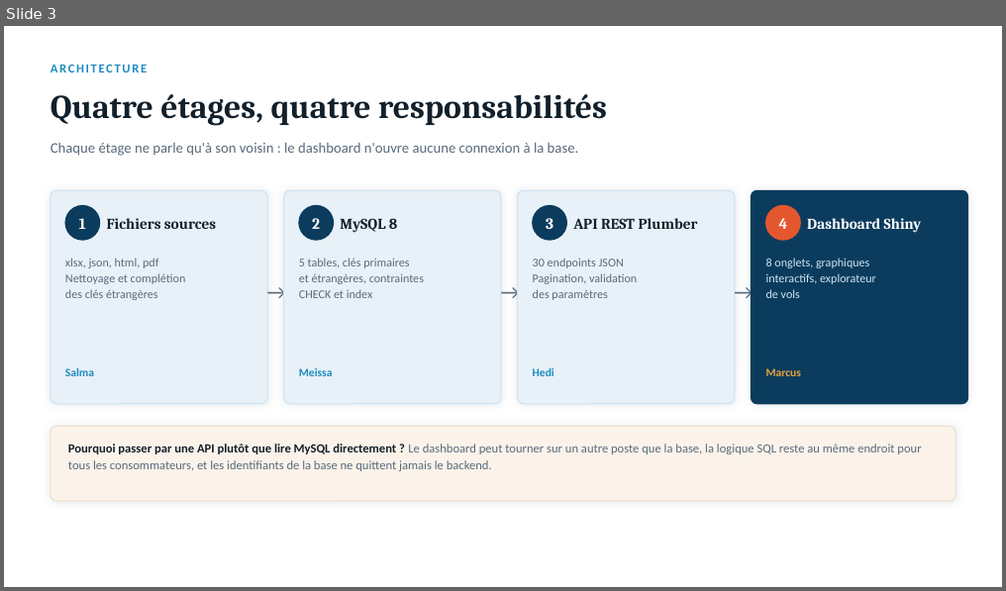
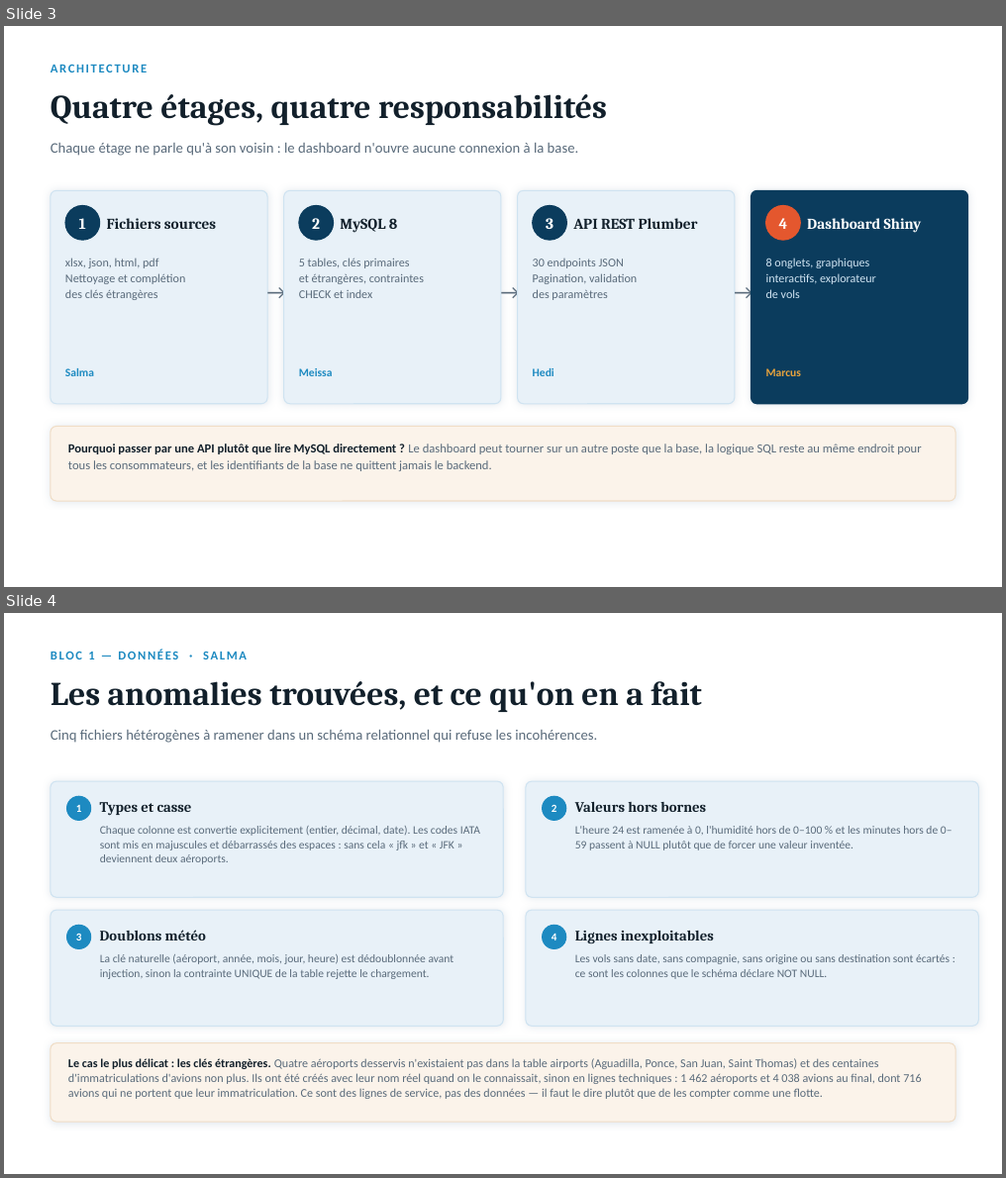
Before and after one commit to Salmabentisse/trafic-aerien-adp, a slide deck: presentation/Trafic_Aerien_ADP_presentation.pptx. Shown one above the other, each under a label of ours: slide 3 before the commit, slides 3 and 4 after it. The pictures are 1006x591 and 1006x1178 pixels, drawn with LibreOffice and Linux fonts; fonts in the diff are those of the drawing. Boxes give left, top, right and bottom in pixels: in the first picture for what was removed or moved away, otherwise in the second. Text is boxed around its words. In the diff, an @@ line names an element or a change of style, - is before the commit and + after.

Commit message:
feat(presentation): reorganiser le support par bloc et couvrir les cinq roles
Le support ne donnait de matiere qu'a deux personnes sur cinq. L'enonce impose
trois blocs de 10 minutes : Salma, Meissa et Hedi se partageaient le premier
avec deux slides, et les trois questions d'orientation du prof sur ce bloc
n'etaient traitees nulle part.

Trois slides ajoutees, construites uniquement sur ce que contient le depot :

- Anomalies et nettoyage (Salma) : typage explicite, valeurs hors bornes
  ramenees a NULL, dedoublonnage de la cle naturelle meteo, lignes sans cle
  obligatoire ecartees, et la completion des cles etrangeres — 4 aeroports
  nommes plus 716 avions techniques qu'il faut annoncer comme tels.
- Le schema (Meissa) : 5 tables, 5 cles etrangeres, 10 contraintes CHECK,
  7 index, et la question des fuseaux horaires assumee — l'information est
  stockee mais aucune conversion n'est appliquee.
- Mise en production (Hedi) : conteneurisation, identifiants en variables
  d'environnement, API devant la base, pilote RMariaDB. Et les privileges
  presentes comme le point faible : un seul compte tout-puissant, mot de passe
  identique a root, en clair dans deux fichiers versionnes d'un depot public.

Les 16 slides existantes sont reordonnees pour suivre les trois blocs, au lieu
d'alterner analyse et reporting. Le README porte le plan de passage nomme,
slide par slide.

19 slides au total.

```diff
--- a/presentation/Trafic_Aerien_ADP_presentation.pptx
+++ b/presentation/Trafic_Aerien_ADP_presentation.pptx
@@ slide 4 added at bbox=[4, 613, 1002, 1174], background #FFFFFF @@
@@ text added at bbox=[51, 649, 247, 660], 12 pt, text #1D8AC1, bold @@
+BLOC 1 — DONNÉES · SALMA
@@ text added at bbox=[51, 681, 702, 712], 32 pt, text #12202B, bold @@
+Les anomalies trouvées, et ce qu'on en a fait
@@ text added at bbox=[51, 730, 597, 743], 14 pt, text #5A6B7B @@
+Cinq fichiers hétérogènes à ramener dans un schéma relationnel qui refuse les incohérences.
@@ rounded rectangle added at bbox=[51, 781, 503, 897], fill #E8F1F8, outline #CFE3F1 1 pt @@
@@ rounded rectangle added at bbox=[526, 781, 979, 897], fill #E8F1F8, outline #CFE3F1 1 pt @@
@@ ellipse added at bbox=[67, 796, 91, 820], fill #1D8AC1, outline #1D8AC1 1 pt @@
@@ text added at bbox=[76, 805, 82, 812], 10.5 pt, text #FFFFFF, bold @@
+1
@@ text added at bbox=[100, 802, 192, 816], 14 pt, text #12202B, bold @@
+Types et casse
@@ ellipse added at bbox=[543, 796, 566, 820], fill #1D8AC1, outline #1D8AC1 1 pt @@
@@ text added at bbox=[551, 804, 557, 812], 10.5 pt, text #FFFFFF, bold @@
+2
@@ text added at bbox=[575, 802, 706, 812], 14 pt, text #12202B, bold @@
+Valeurs hors bornes
@@ text added at bbox=[100, 826, 480, 864], 11 pt, text #5A6B7B @@
+Chaque colonne est convertie explicitement (entier, décimal, date). Les codes IATA sont mis en majuscules et débarrassés des espaces : sans cela « jfk » et « JFK » deviennent deux aéroports.
@@ text added at bbox=[575, 826, 952, 851], 11 pt, text #5A6B7B @@
+L'heure 24 est ramenée à 0, l'humidité hors de 0–100 % et les minutes hors de 0–59 passent à NULL plutôt que de forcer une valeur inventée.
@@ rounded rectangle added at bbox=[51, 910, 503, 1026], fill #E8F1F8, outline #CFE3F1 1 pt @@
@@ ellipse added at bbox=[67, 925, 91, 950], fill #1D8AC1, outline #1D8AC1 1 pt @@
@@ text added at bbox=[76, 934, 82, 941], 10.5 pt, text #FFFFFF, bold @@
+3
@@ text added at bbox=[100, 930, 206, 941], 14 pt, text #12202B, bold @@
+Doublons météo
@@ rounded rectangle added at bbox=[526, 910, 979, 1026], fill #E8F1F8, outline #CFE3F1 1 pt @@
@@ ellipse added at bbox=[543, 925, 566, 950], fill #1D8AC1, outline #1D8AC1 1 pt @@
@@ text added at bbox=[551, 934, 557, 941], 10.5 pt, text #FFFFFF, bold @@
+4
@@ text added at bbox=[575, 931, 714, 944], 14 pt, text #12202B, bold @@
+Lignes inexploitables
@@ text added at bbox=[100, 955, 454, 979], 11 pt, text #5A6B7B @@
+La clé naturelle (aéroport, année, mois, jour, heure) est dédoublonnée avant injection, sinon la contrainte UNIQUE de la table rejette le chargement.
@@ text added at bbox=[575, 955, 949, 979], 11 pt, text #5A6B7B @@
+Les vols sans date, sans compagnie, sans origine ou sans destination sont écartés : ce sont les colonnes que le schéma déclare NOT NULL.
@@ rounded rectangle added at bbox=[51, 1044, 955, 1122], fill #FBF3EA, outline #F0DDC6 1 pt @@
@@ text added at bbox=[68, 1059, 921, 1099], 11.5 pt, text #5A6B7B @@
+Le cas le plus délicat : les clés étrangères. Quatre aéroports desservis n'existaient pas dans la table airports (Aguadilla, Ponce, San Juan, Saint Thomas) et des centaines d'immatriculations d'avions non plus. Ils ont été créés avec leur nom réel quand on le connaissait, sinon en lignes techniques : 1 462 aéroports et 4 038 avions au final, dont 716 avions qui ne portent que leur immatriculation. Ce sont des lignes de service, pas des données — il faut le dire plutôt que de les compter comme une flotte.
```
Also in this commit, not shown: 1 slide changed, 2 other slides added, 1 other file.
